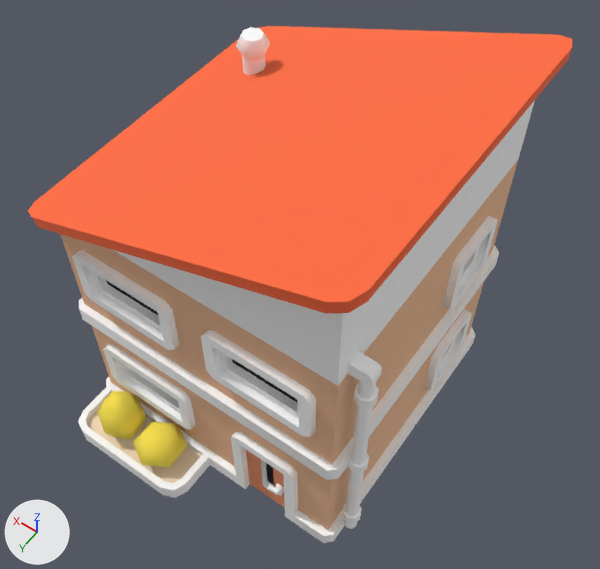
Renders of the glTF model assets/kenney/citysuburban/building-type-k.glb from each side of a commit.
Rendered twice from a 50 mm camera at (-0.838, 1.087, 2.233) aimed at (-0.068, 0.009, 0.539). The axes (+X, +Y, +Z) are drawn at lower left. The lights are the same throughout. The picture after the commit comes second.

Script lines for the objects in view, before the commit:
```python
me_building_type_k = bpy.data.meshes.new('building-type-k')
me_building_type_k.from_pydata(...)  # 618 vertices, 1024 faces; spans x -0.46..0.46, y -0.51..0.51, z 0.0..1.15
me_building_type_k.materials.append(mat_colormap)
ob_building_type_k = bpy.data.objects.new('building-type-k', me_building_type_k)
ob_building_type_k.location = (0.0, 0.0, 0.0)
```
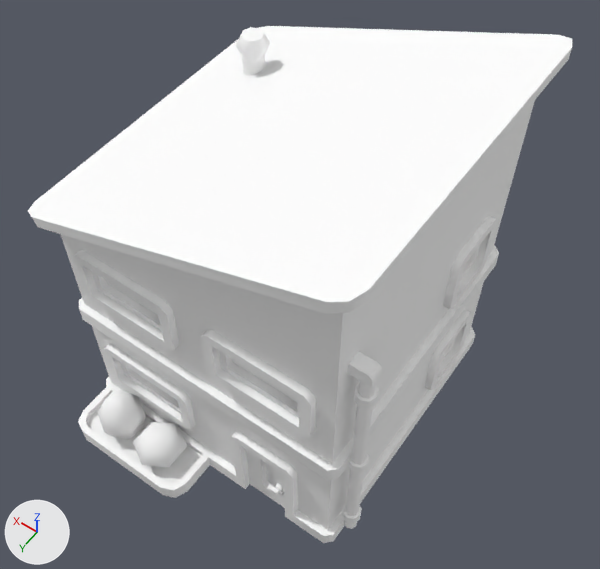
Boxes (x1, y1, x2, y2) around the edits, measured in the pictures (600 x 569 px):
```json
{"object": "building-type-k", "change": "recoloured", "before": [28, 26, 572, 534], "after": [28, 26, 572, 534], "on screen": "lighter"}
```

Scene script edits in JSON lines:
```json
{"op": "add", "block": "mat_colormap_016", "code": ["mat_colormap_016 = principled_material('colormap.016')", "mat_colormap_016.base_color = (1.0, 1.0, 1.0)  # white #ffffff", "mat_colormap_016.roughness = 1.0"]}
{"block": "me_building_type_k", "where": "me_building_type_k.from_pydata(...)  # 618 vertices, 1024 faces; spans x -0.46..0.46, y -0.51..0.51, z 0.0..1.15"}
{"op": "remove", "block": "me_building_type_k", "code": "me_building_type_k.materials.append(mat_colormap)"}
{"op": "add", "block": "me_building_type_k", "code": "me_building_type_k.materials.append(mat_colormap_016)  # white #ffffff"}
```
